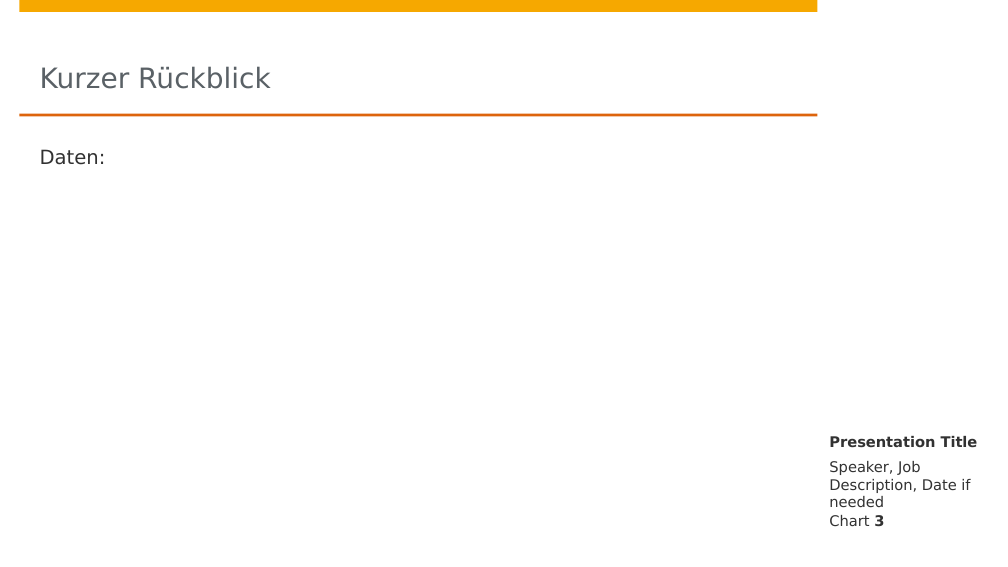
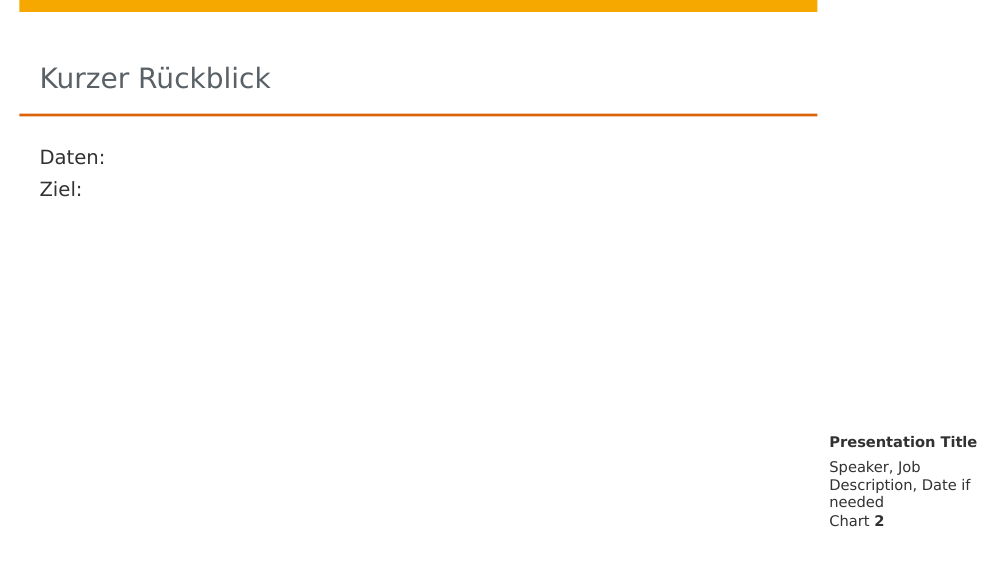
Before and after one commit to johanneshoetter/Health-Data-Integration, a slide deck: slide 2 of presentations/integration.pptx (slide 3 before the commit). Drawn at 1008x567 pixels with LibreOffice and Linux fonts; fonts in the diff are those of the drawing; background and template pictures are left out. Boxes give left, top, right and bottom in pixels: in the first picture for what was removed or moved away, otherwise in the second. Text is boxed around its words. In the diff, an @@ line names an element or a change of style, - is before the commit and + after.

```diff
--- a/presentations/integration.pptx
+++ b/presentations/integration.pptx
@@ text at <box>40,181,83,197</box>: paragraph added @@
+Ziel:
@@ page number at <box>829,515,884,527</box>: text changed @@
-Chart 3
+Chart 2
```
Also in this commit, not shown: 3 other slides changed, 1 slide added, 2 slides removed.
